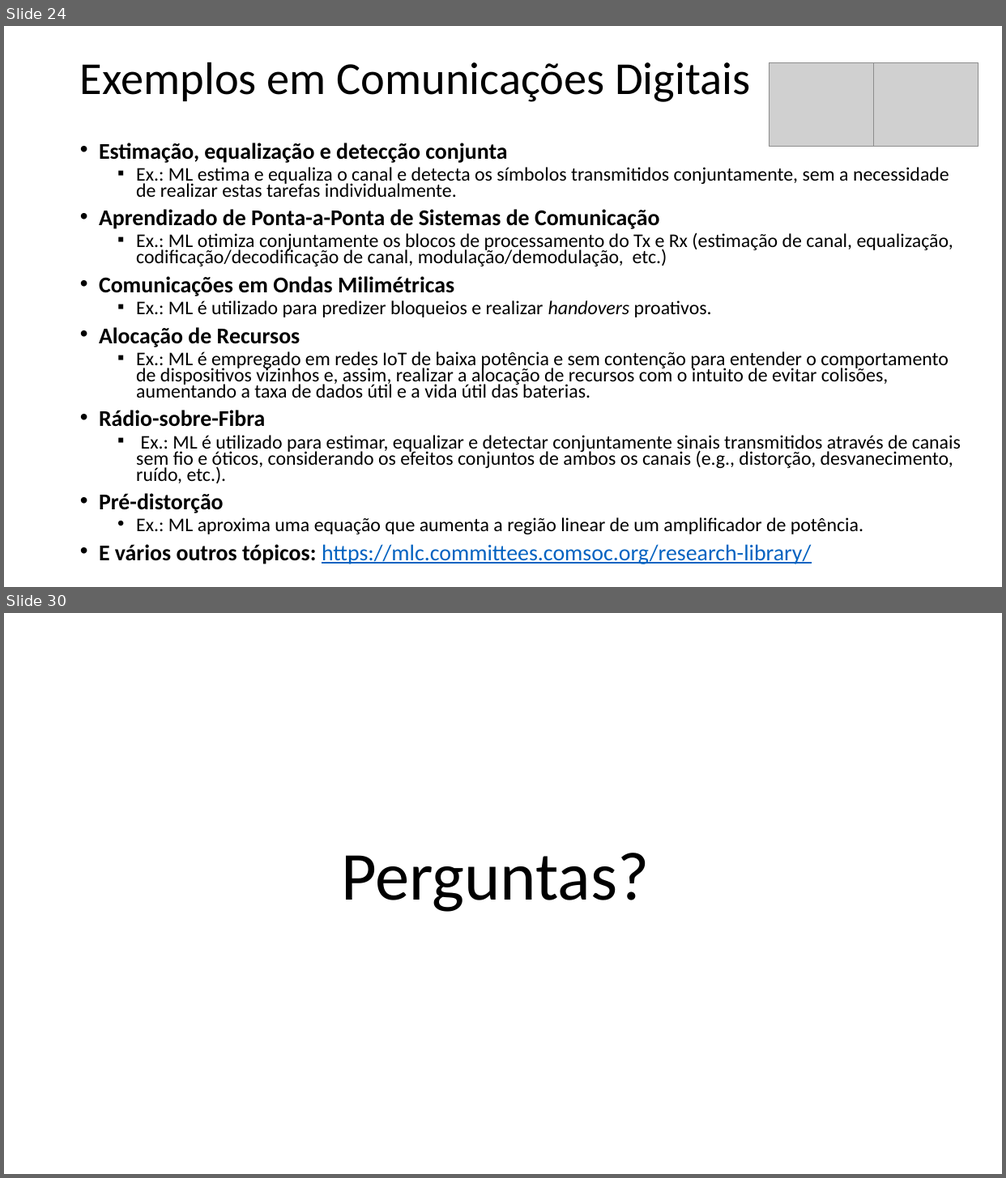
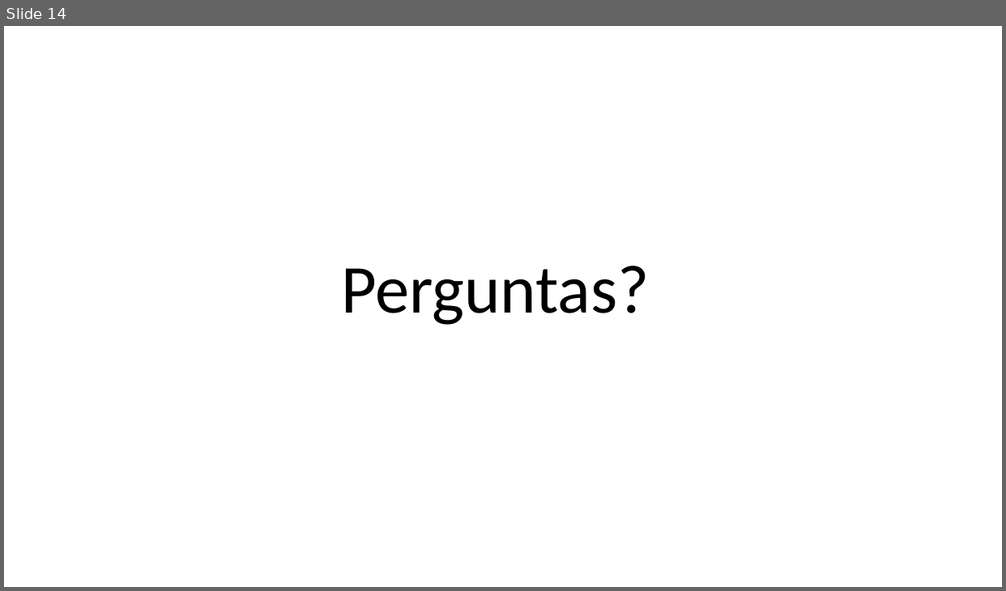
Before and after one commit to zz4fap/tp557-iot-ml, a slide deck: slides/TP557_4_O_Paradigma_do_Machine_Learning.pptx. Shown one above the other, each under a label of ours: slides 24 and 30 before the commit, slide 14 after it; the slides between them are not shown. The pictures are 1006x1178 and 1006x591 pixels, drawn with LibreOffice and Linux fonts; fonts in the diff are those of the drawing; grey boxes stand for pictures. Boxes give left, top, right and bottom in pixels: in the first picture for what was removed or moved away, otherwise in the second. Text is boxed around its words. In the diff, an @@ line names an element or a change of style, - is before the commit and + after.

```diff
--- a/slides/TP557_4_O_Paradigma_do_Machine_Learning.pptx
+++ b/slides/TP557_4_O_Paradigma_do_Machine_Learning.pptx
@@ slide 24 removed at (4, 26, 1002, 587), background #FFFFFF @@
@@ title removed at (80, 62, 750, 102) @@
-Exemplos em Comunicações Digitais
@@ picture removed at (769, 62, 874, 147) @@
@@ picture removed at (874, 62, 978, 147) @@
@@ text removed at (99, 143, 961, 565) @@
-• Estimação, equalização e detecção conjunta
-  ▪ Ex.: ML estima e equaliza o canal e detecta os símbolos transmitidos conjuntamente, sem a necessidade de realizar estas tarefas individualmente.
-• Aprendizado de Ponta-a-Ponta de Sistemas de Comunicação
-  ▪ Ex.: ML otimiza conjuntamente os blocos de processamento do Tx e Rx (estimação de canal, equalização, codificação/decodificação de canal, modulação/demodulação, etc.)
-• Comunicações em Ondas Milimétricas
-  ▪ Ex.: ML é utilizado para predizer bloqueios e realizar handovers proativos.
-• Alocação de Recursos
-  ▪ Ex.: ML é empregado em redes IoT de baixa potência e sem contenção para entender o comportamento de dispositivos vizinhos e, assim, realizar a alocação de recursos com o intuito de evitar colisões, aumentando a taxa de dados útil e a vida útil das baterias.
-• Rádio-sobre-Fibra
-  ▪ Ex.: ML é utilizado para estimar, equalizar e detectar conjuntamente sinais transmitidos através de canais sem fio e óticos, considerando os efeitos conjuntos de ambos os canais (e.g., distorção, desvanecimento, ruído, etc.).
-• Pré-distorção
-  • Ex.: ML aproxima uma equação que aumenta a região linear de um amplificador de potência.
-• E vários outros tópicos: https://mlc.committees.comsoc.org/research-library/
@@ what was slide 30 is now slide 14 @@
```
Also in this commit, not shown: 3 slides changed, 2 slides added, 16 other slides removed, 2 other files.
